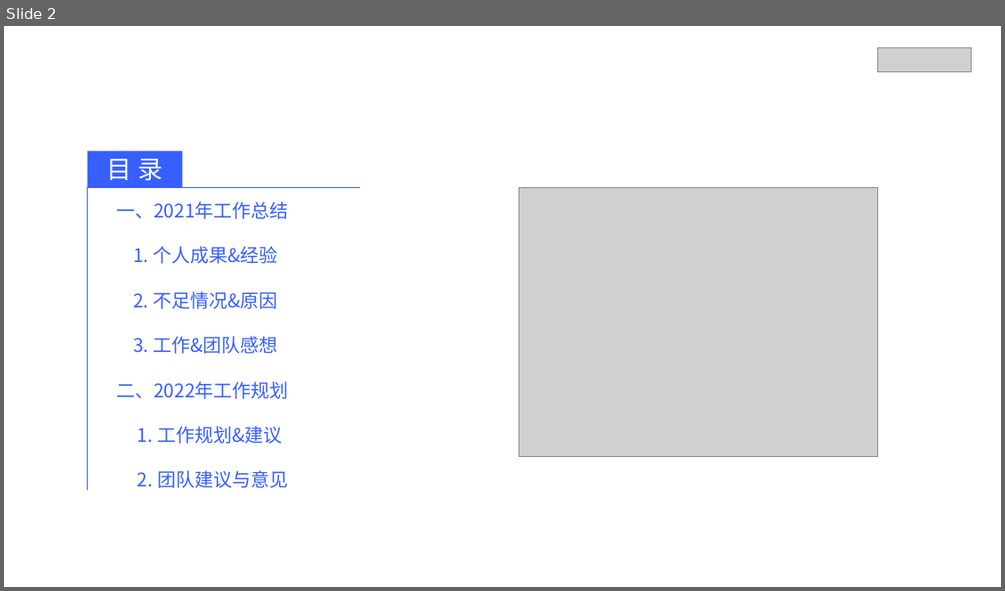
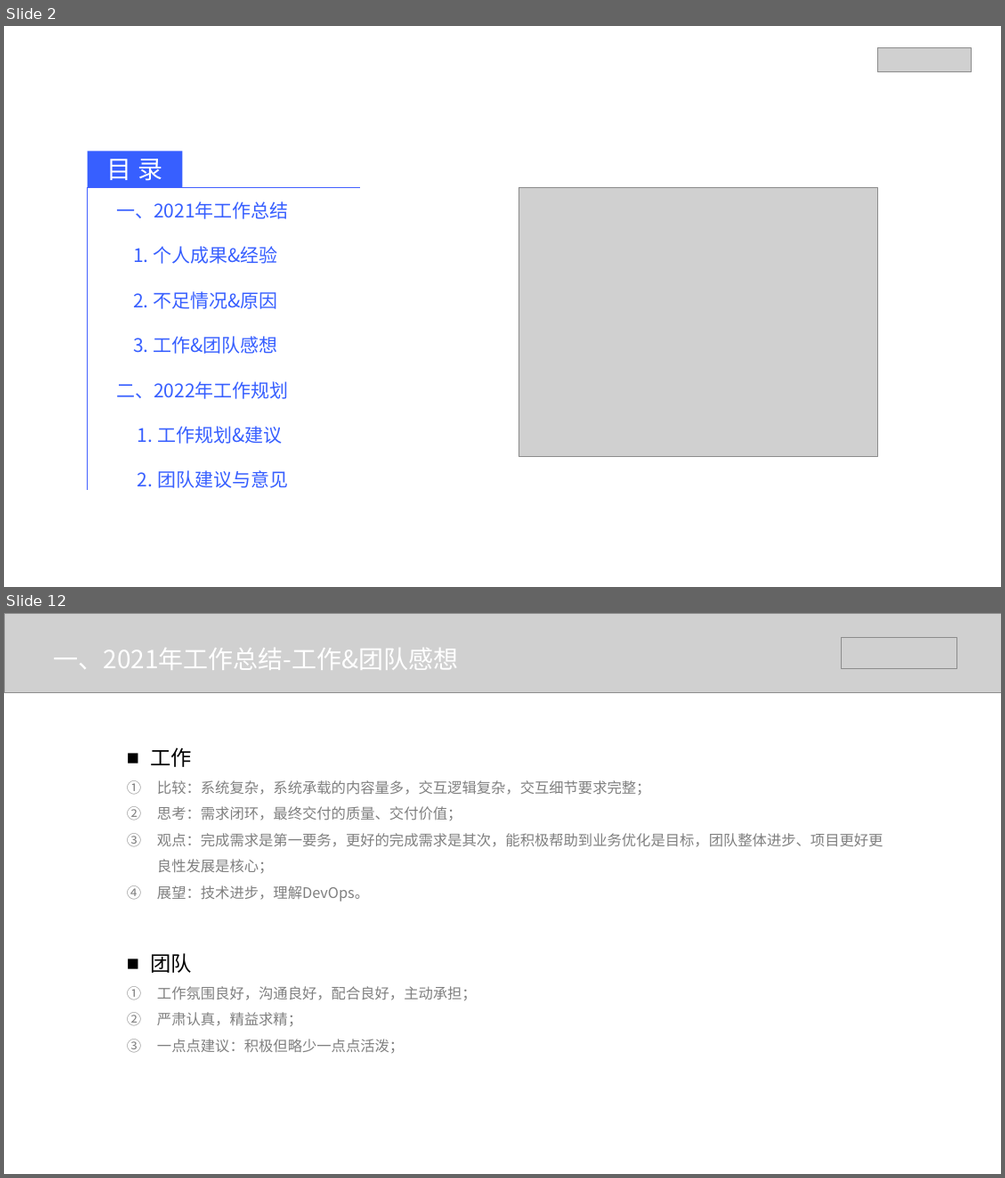
Before and after one commit to lvll-lll/get-get-climbing, a slide deck: doc/v/2021述职/互联网基础平台一部 2021年述职.pptx. Shown one above the other, each under a label of ours: slide 2 before the commit, slides 2 and 12 after it; the slides between them are not shown. The pictures are 1005x591 and 1005x1178 pixels, drawn with LibreOffice and Linux fonts; fonts in the diff are those of the drawing; grey boxes stand for pictures; background and template pictures are left out. Boxes give left, top, right and bottom in pixels: in the first picture for what was removed or moved away, otherwise in the second. Text is boxed around its words. In the diff, an @@ line names an element or a change of style, - is before the commit and + after.

```diff
--- a/doc/v/2021述职/互联网基础平台一部 2021年述职.pptx
+++ b/doc/v/2021述职/互联网基础平台一部 2021年述职.pptx
@@ slide 12 added at [4, 613, 1001, 1174], background #FFFFFF @@
@@ picture added at [4, 613, 1001, 692] @@
@@ picture added at [841, 638, 957, 668] @@
@@ text added at [54, 648, 459, 670], 48 pt, text #FFFFFF @@
+一、2021年工作总结-工作&团队感想
@@ text added at [150, 747, 883, 1054], 28 pt, text #808080 @@
+  ■ 工作
+  1. 比较：系统复杂，系统承载的内容量多，交互逻辑复杂，交互细节要求完整；
+  2. 思考：需求闭环，最终交付的质量、交付价值；
+  3. 观点：完成需求是第一要务，更好的完成需求是其次，能积极帮助到业务优化是目标，团队整体进步、项目更好更良性发展是核心；
+  4. 展望：技术进步，理解DevOps。
+  ■ 团队
+  1. 工作氛围良好，沟通良好，配合良好，主动承担；
+  2. 严肃认真，精益求精；
+  3. 一点点建议：积极但略少一点点活泼；
```
Also in this commit, not shown: 7 slides changed, 4 other slides added, 3 slides removed, 11 other files.
